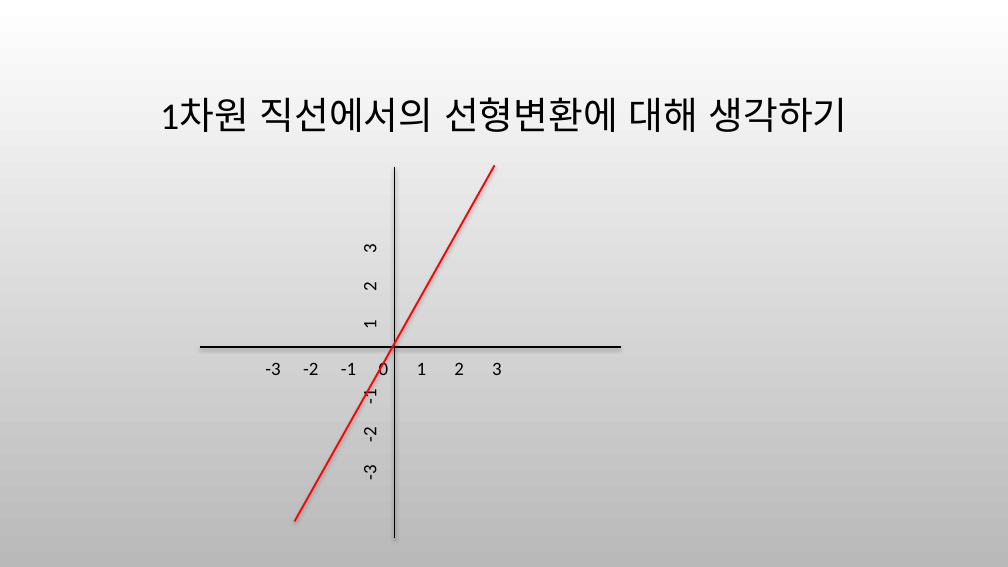
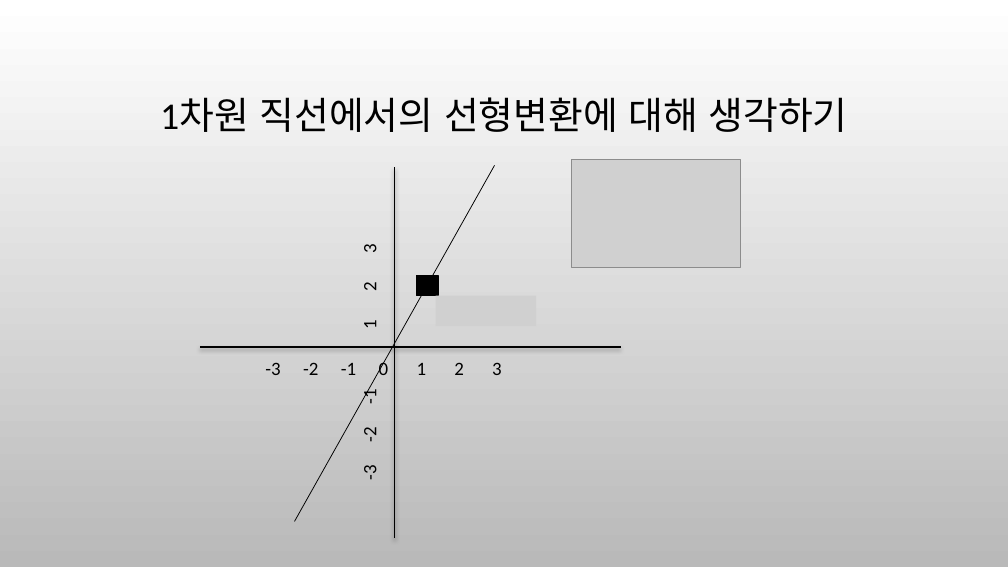
Before and after one commit to ancestor9/mathematics-for-machine-learning, a slide deck: slide 13 of 6_Matrix_vectors.pptx. Drawn at 1008x567 pixels with LibreOffice and Linux fonts; fonts in the diff are those of the drawing; grey boxes stand for pictures; background and template pictures are left out. Boxes give left, top, right and bottom in pixels: in the first picture for what was removed or moved away, otherwise in the second. Text is boxed around its words. In the diff, an @@ line names an element or a change of style, - is before the commit and + after.

```diff
--- a/6_Matrix_vectors.pptx
+++ b/6_Matrix_vectors.pptx
@@ line (295, 522) - (495, 166): stroke #FF0000 1.75 pt to #000000 0.75 pt @@
@@ picture added at [572, 160, 740, 267] @@
@@ rectangle added at [417, 276, 438, 296], fill #000000, outline #000000 1.25 pt @@
@@ picture added at [436, 296, 536, 326] @@
```
Also in this commit, not shown: 1 other slide changed, 3 slides added.
